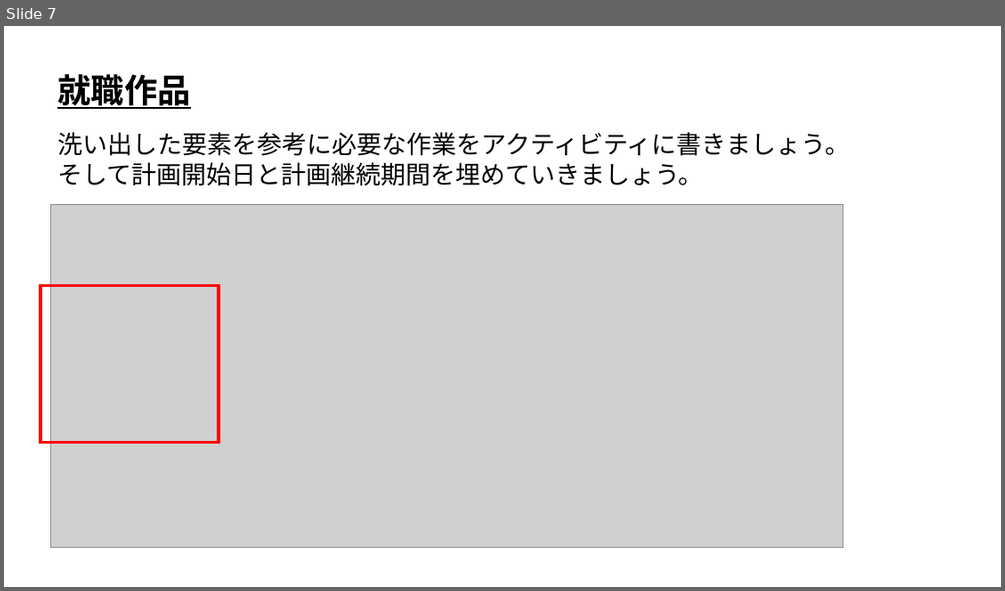
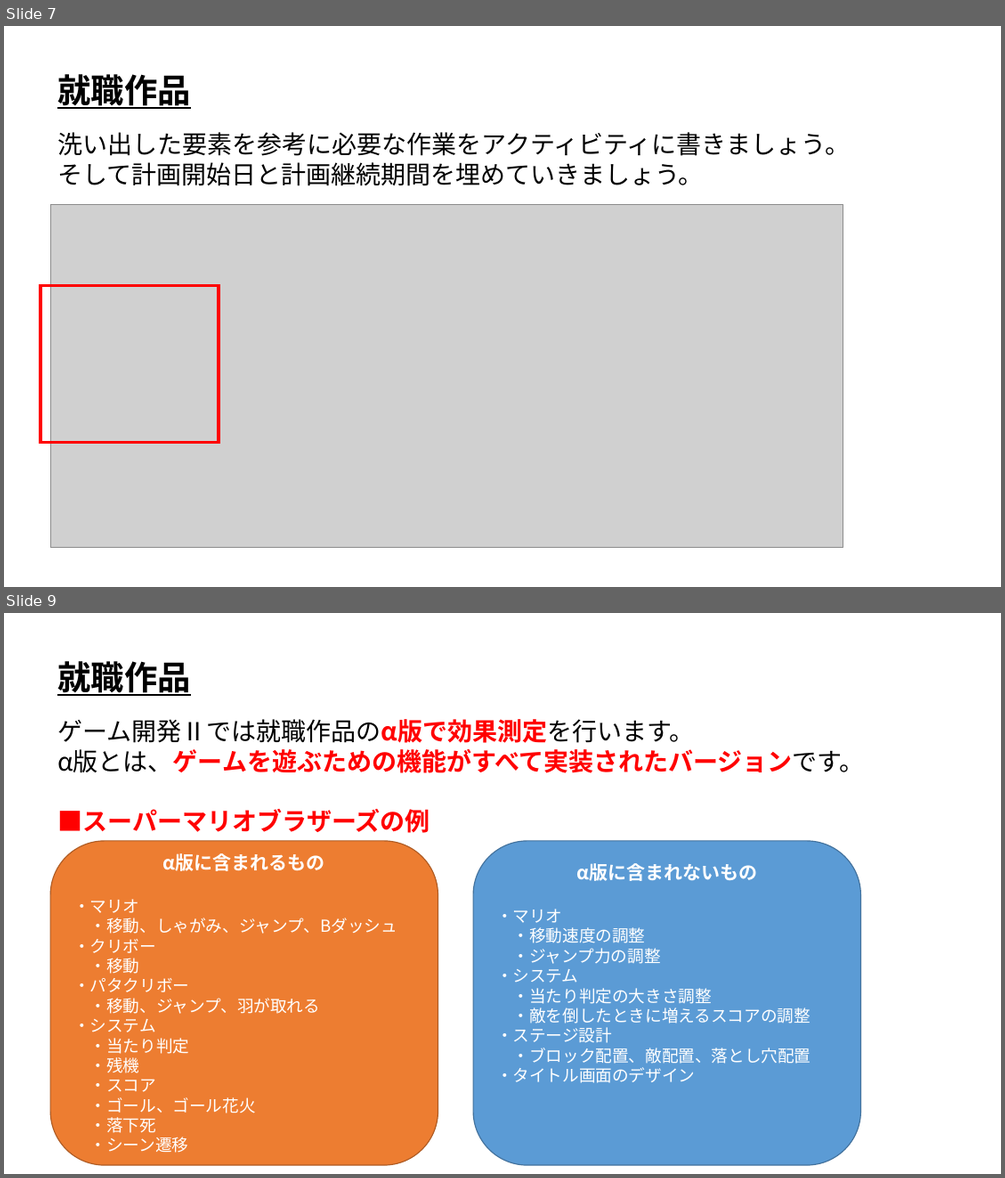
Before and after one commit to ArakiYusuke-Ohara/Textbook, a slide deck: ゲーム科2年/00_前期/ゲーム開発Ⅱ/01_就職作品.pptx. Shown one above the other, each under a label of ours: slide 7 before the commit, slides 7 and 9 after it; the slides between them are not shown. The pictures are 1005x591 and 1005x1178 pixels, drawn with LibreOffice and Linux fonts; fonts in the diff are those of the drawing; grey boxes stand for pictures. Boxes give left, top, right and bottom in pixels: in the first picture for what was removed or moved away, otherwise in the second. Text is boxed around its words. In the diff, an @@ line names an element or a change of style, - is before the commit and + after.

```diff
--- a/ゲーム科2年/00_前期/ゲーム開発Ⅱ/01_就職作品.pptx
+++ b/ゲーム科2年/00_前期/ゲーム開発Ⅱ/01_就職作品.pptx
@@ slide 9 added at (x1=4, y1=613, x2=1001, y2=1174), background #FFFFFF @@
@@ text added at (x1=57, y1=661, x2=190, y2=696), 32 pt, text #000000, bold, underline @@
+就職作品
@@ text added at (x1=57, y1=719, x2=864, y2=833), 24 pt, text #FF0000, bold @@
+ゲーム開発Ⅱでは就職作品のα版で効果測定を行います。
+α版とは、ゲームを遊ぶための機能がすべて実装されたバージョンです。
+■スーパーマリオブラザーズの例
@@ rounded rectangle added at (x1=50, y1=841, x2=437, y2=1166), fill #ED7D31, outline #AF5C24 1 pt, 16 pt, text #FFFFFF @@
+α版に含まれるもの
+・マリオ
+・移動、しゃがみ、ジャンプ、Bダッシュ
+・クリボー
+・移動
+・パタクリボー
+・移動、ジャンプ、羽が取れる
+・システム
+・当たり判定
+・残機
+・スコア
+・ゴール、ゴール花火
+・落下死
+・シーン遷移
@@ rounded rectangle added at (x1=474, y1=841, x2=861, y2=1166), fill #5B9BD5, outline #43739E 1 pt, 16 pt, text #FFFFFF @@
+α版に含まれないもの
+・マリオ
+・移動速度の調整
+・ジャンプ力の調整
+・システム
+・当たり判定の大きさ調整
+・敵を倒したときに増えるスコアの調整
+・ステージ設計
+・ブロック配置、敵配置、落とし穴配置
+・タイトル画面のデザイン
```
Also in this commit, not shown: 1 slide changed.
